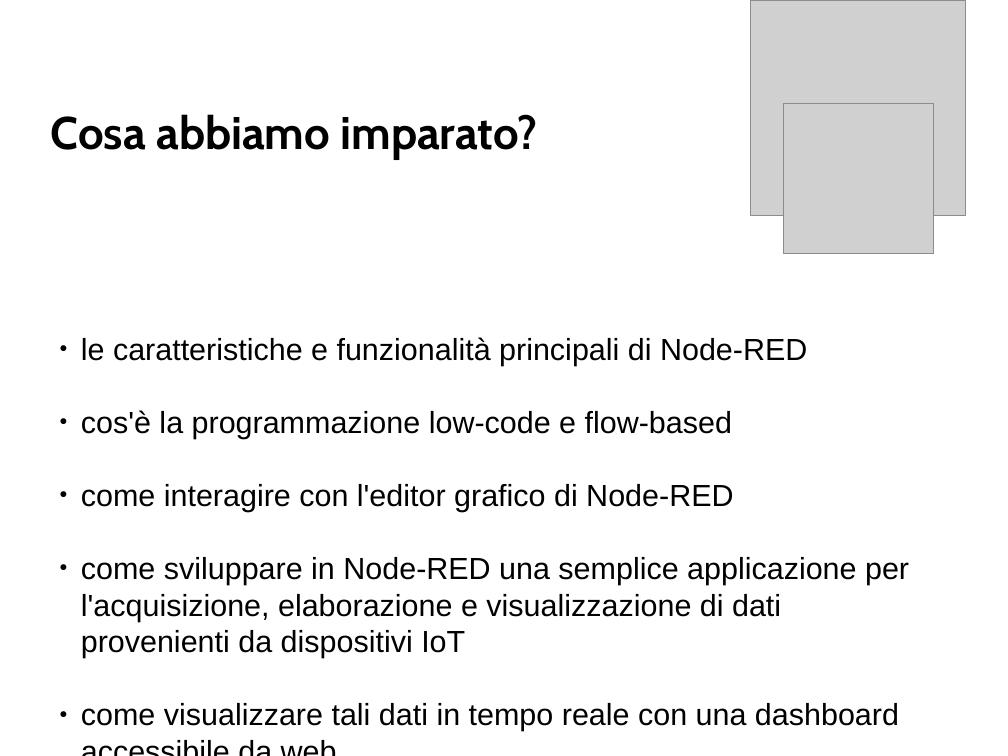
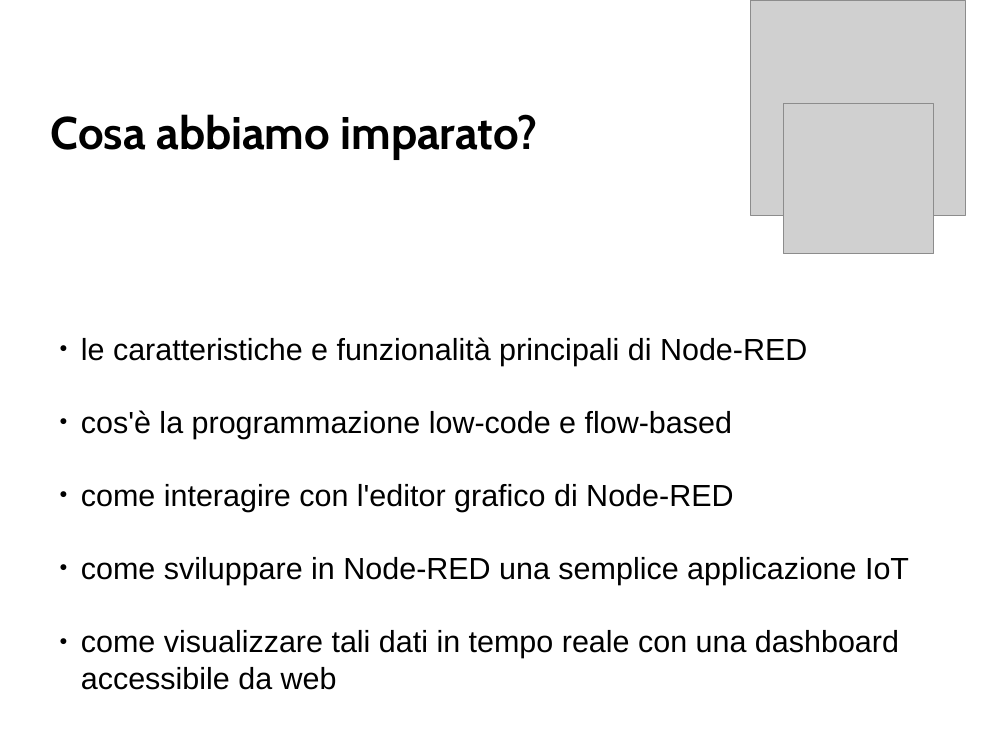
Before and after one commit to davideancona/minicorsiRAISE, a slide deck: slide 17 of iot/NodeRED_Ancona.pptx. Drawn at 1008x756 pixels with LibreOffice and Linux fonts; fonts in the diff are those of the drawing; grey boxes stand for pictures; background and template pictures are left out. Boxes give left, top, right and bottom in pixels: in the first picture for what was removed or moved away, otherwise in the second. Text is boxed around its words. In the diff, an @@ line names an element or a change of style, - is before the commit and + after.

```diff
--- a/iot/NodeRED_Ancona.pptx
+++ b/iot/NodeRED_Ancona.pptx
@@ text at box(81, 557, 909, 585): text changed @@
-● come sviluppare in Node-RED una semplice applicazione per l'acquisizione, elaborazione e visualizzazione di dati provenienti da dispositivi IoT
+● come sviluppare in Node-RED una semplice applicazione IoT
```
Also in this commit, not shown: 2 other slides changed, 4 other files.
